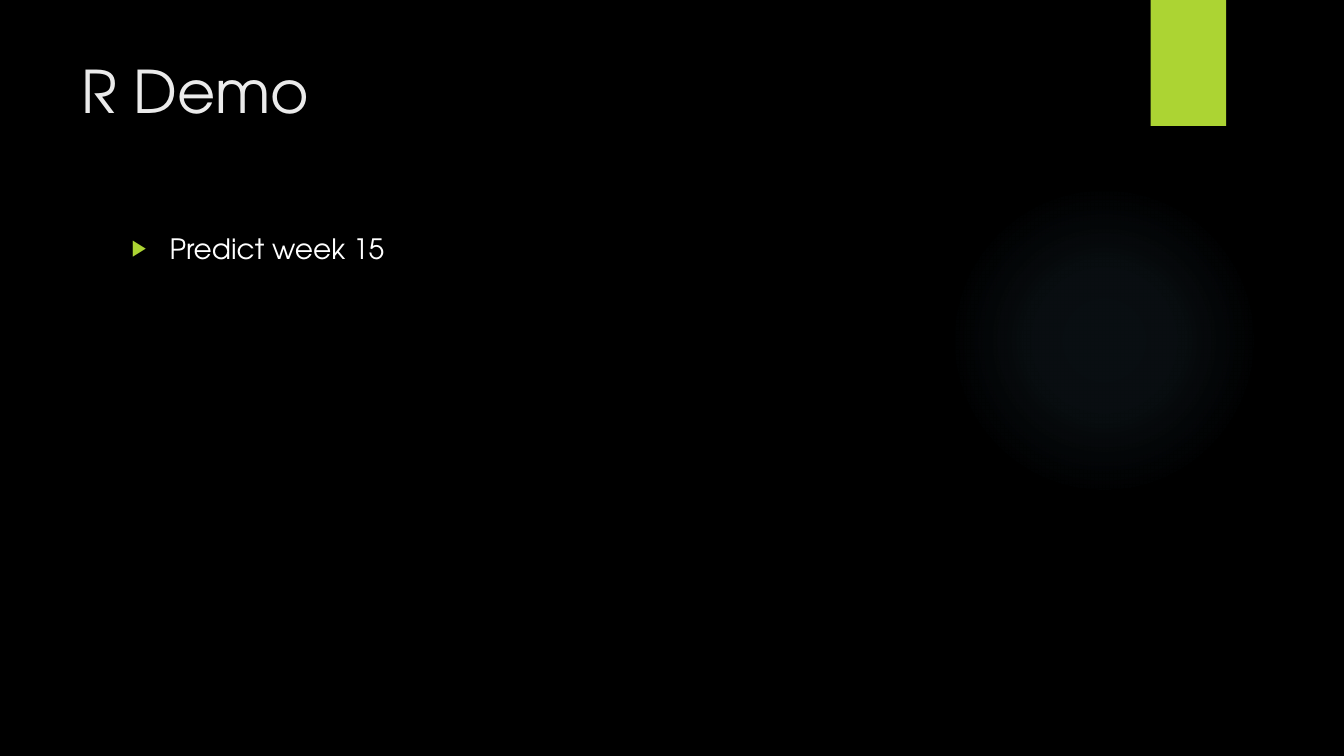
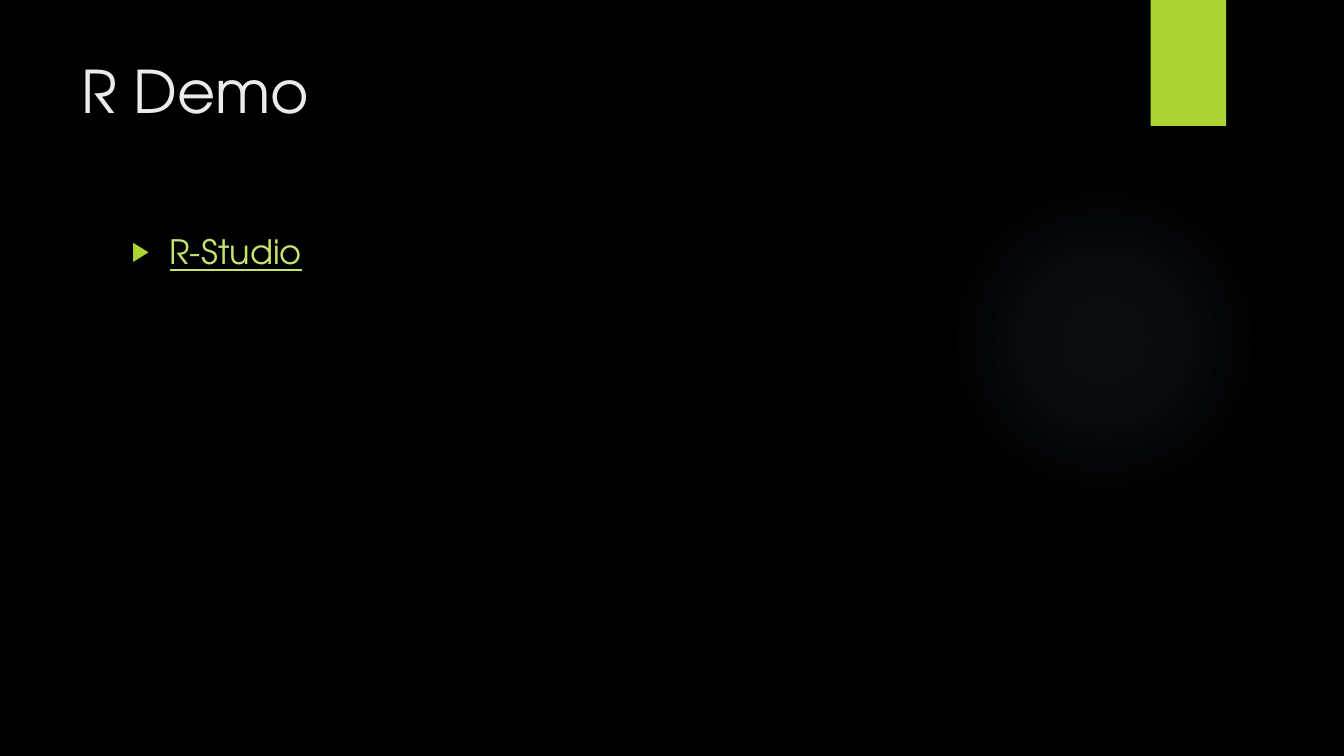
Before and after one commit to codyhock/Senior-Project, a slide deck: slide 28 of CHOCKfinal.pptx (slide 29 before the commit). Drawn at 1344x756 pixels with LibreOffice and Linux fonts; fonts in the diff are those of the drawing; background and template pictures are left out. Boxes give left, top, right and bottom in pixels: in the first picture for what was removed or moved away, otherwise in the second. Text is boxed around its words. In the diff, an @@ line names an element or a change of style, - is before the commit and + after.

Commit message:
for week 15 in presentation

```diff
--- a/CHOCKfinal.pptx
+++ b/CHOCKfinal.pptx
@@ text at [170, 238, 302, 271]: text changed; size 20 to 24 pt; text colour #FFFFFF to #C4E46E @@
-▶ Predict week 15
+▶ R-Studio
```
Also in this commit, not shown: 6 other slides changed, 4 slides added, 4 slides removed, 2 other files.
